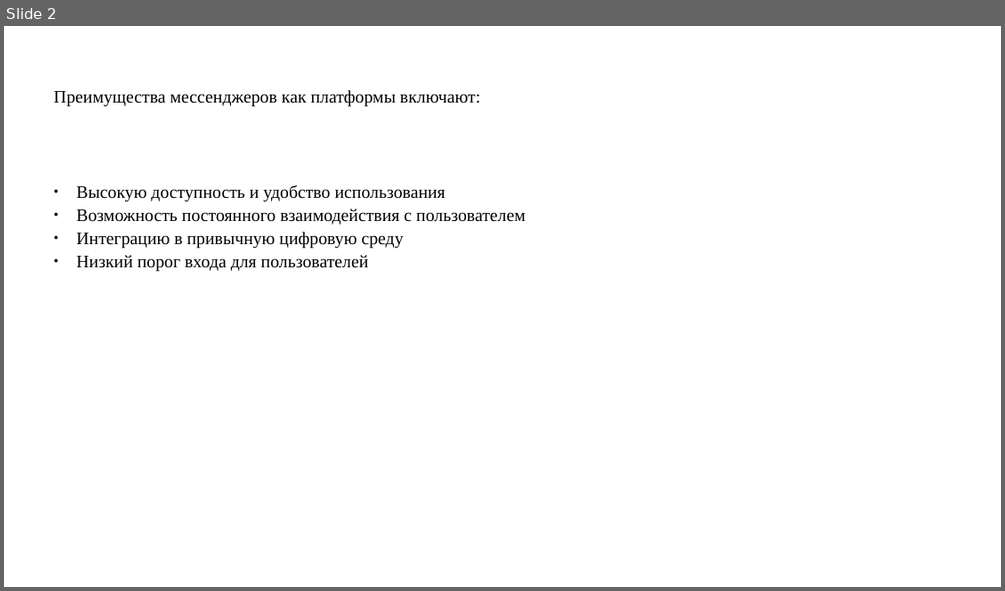
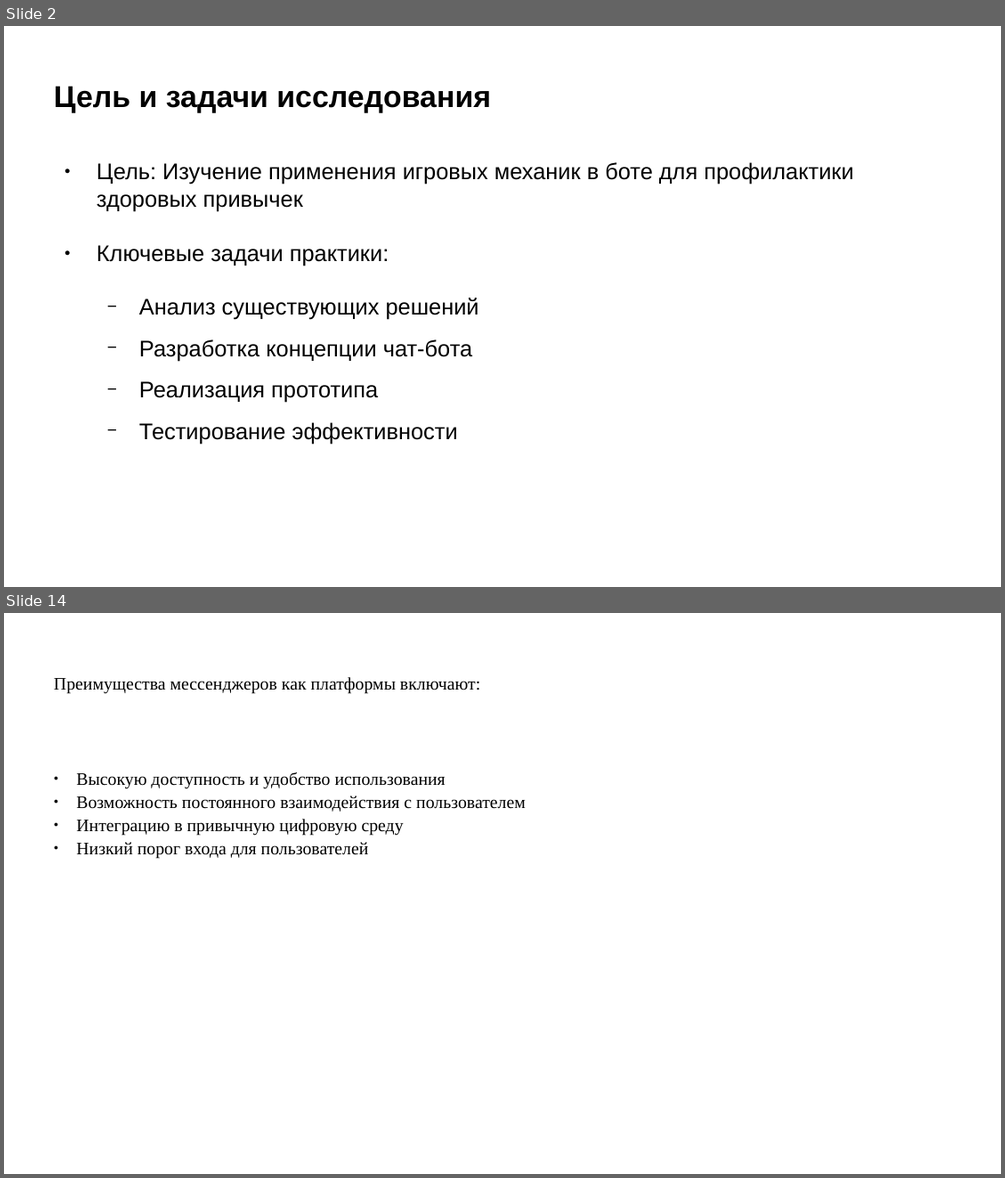
Before and after one commit to pagamov/pagamov_bot, a slide deck: docs/Гамов_Презентация Отчет НИР_26.pptx. Shown one above the other, each under a label of ours: slide 2 before the commit, slides 2 and 14 after it; the slides between them are not shown. The pictures are 1005x591 and 1005x1178 pixels, drawn with LibreOffice and Linux fonts; fonts in the diff are those of the drawing. Boxes give left, top, right and bottom in pixels: in the first picture for what was removed or moved away, otherwise in the second. Text is boxed around its words. In the diff, an @@ line names an element or a change of style, - is before the commit and + after.

```diff
--- a/docs/Гамов_Презентация Отчет НИР_26.pptx
+++ b/docs/Гамов_Презентация Отчет НИР_26.pptx
@@ slide 2 added at (4, 26, 1001, 587), background #FFFFFF @@
@@ title added at (54, 86, 491, 113), 24 pt, text #000000, bold @@
+Цель и задачи исследования
@@ text added at (97, 162, 853, 443), 18 pt, text #000000 @@
+● Цель: Изучение применения игровых механик в боте для профилактики здоровых привычек
+● Ключевые задачи практики:
+  − Анализ существующих решений
+  − Разработка концепции чат-бота
+  − Реализация прототипа
+  − Тестирование эффективности
@@ what was slide 2 is now slide 14 @@
```
Also in this commit, not shown: 12 other slides added, 1 slide removed, 3 other files.
